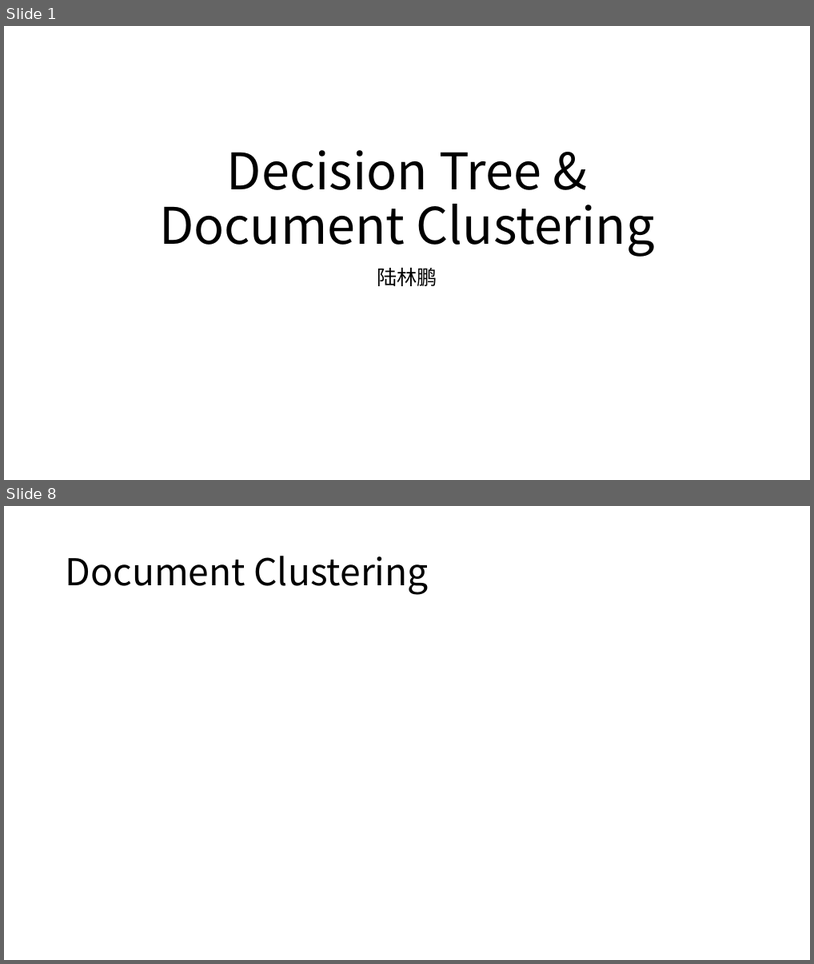
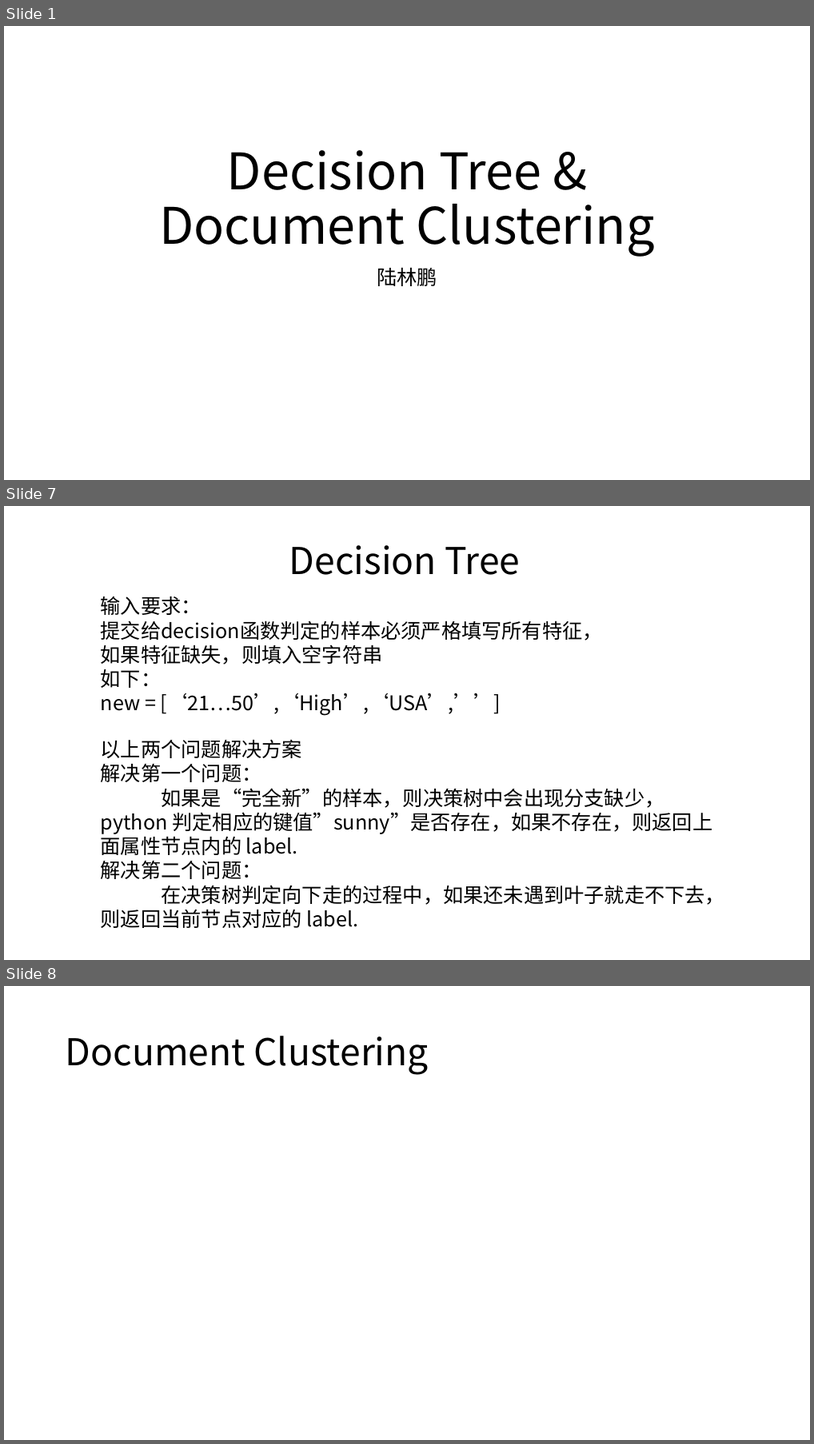
Before and after one commit to JackLuSun/InfoTheory, a slide deck: GroupHomework/Record.pptx. Shown one above the other, each under a label of ours: slides 1 and 8 before the commit, slides 1, 7 and 8 after it; the slides between them are not shown. The pictures are 814x964 and 814x1444 pixels, drawn with LibreOffice and Linux fonts; fonts in the diff are those of the drawing; grey boxes stand for pictures. Boxes give left, top, right and bottom in pixels: in the first picture for what was removed or moved away, otherwise in the second. Text is boxed around its words. In the diff, an @@ line names an element or a change of style, - is before the commit and + after.

Commit message:
decision tree done!

```diff
--- a/GroupHomework/Record.pptx
+++ b/GroupHomework/Record.pptx
@@ slide 7 added at (4, 506, 810, 960), background #FFFFFF @@
@@ text added at (290, 545, 520, 575), 44 pt, text #000000 @@
+Decision Tree
@@ text added at (101, 596, 603, 716), 24 pt, text #000000 @@
+输入要求：
+提交给decision函数判定的样本必须严格填写所有特征，
+如果特征缺失，则填入空字符串
+如下：
+new = [‘21…50’,‘High’,‘USA’,’’]
@@ text added at (101, 739, 726, 928), 24 pt, text #000000 @@
+以上两个问题解决方案
+解决第一个问题：
+如果是“完全新”的样本，则决策树中会出现分支缺少，python 判定相应的键值”sunny”是否存在，如果不存在，则返回上面属性节点内的 label.
+解决第二个问题：
+在决策树判定向下走的过程中，如果还未遇到叶子就走不下去，则返回当前节点对应的 label.
```
Also in this commit, not shown: 5 slides changed, 1 slide removed, 2 other files.
